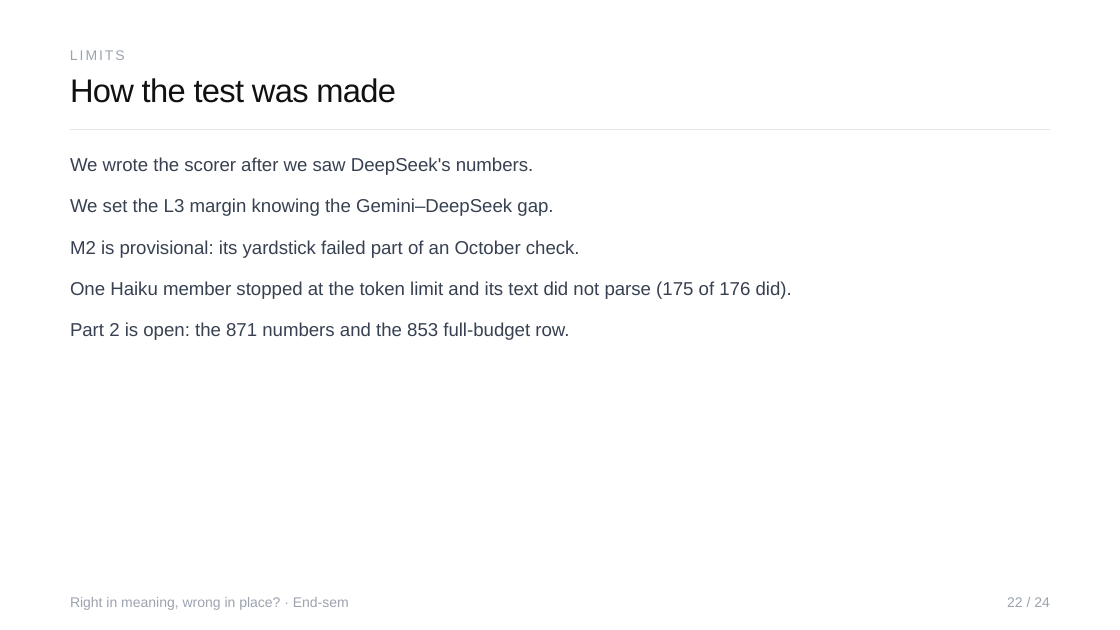
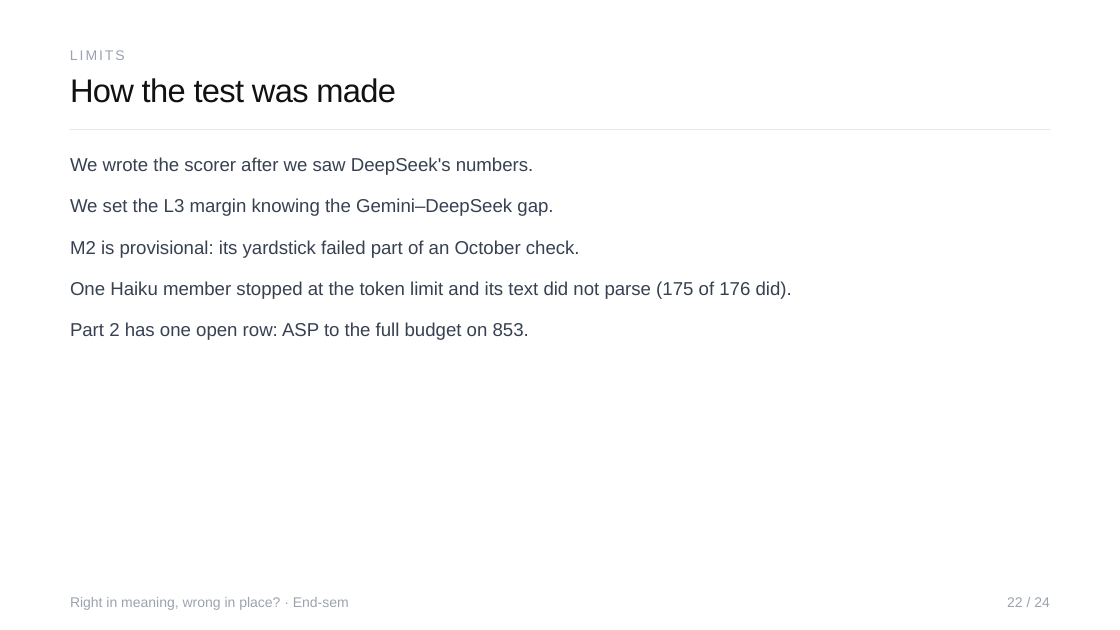
Before and after one commit to Sher110106/validity-aware-active-semantic-exploration, a slide deck: slide 22 of docs/endsem_2026-11/ASP_Endsem.pptx. Drawn at 1120x630 pixels with LibreOffice and Linux fonts; fonts in the diff are those of the drawing. Boxes give left, top, right and bottom in pixels: in the first picture for what was removed or moved away, otherwise in the second. Text is boxed around its words. In the diff, an @@ line names an element or a change of style, - is before the commit and + after.

```diff
--- a/docs/endsem_2026-11/ASP_Endsem.pptx
+++ b/docs/endsem_2026-11/ASP_Endsem.pptx
@@ text at [70,322,529,340]: text changed @@
-Part 2 is open: the 871 numbers and the 853 full-budget row.
+Part 2 has one open row: ASP to the full budget on 853.
```
Also in this commit, not shown: 4 other slides changed, 6 other files.
